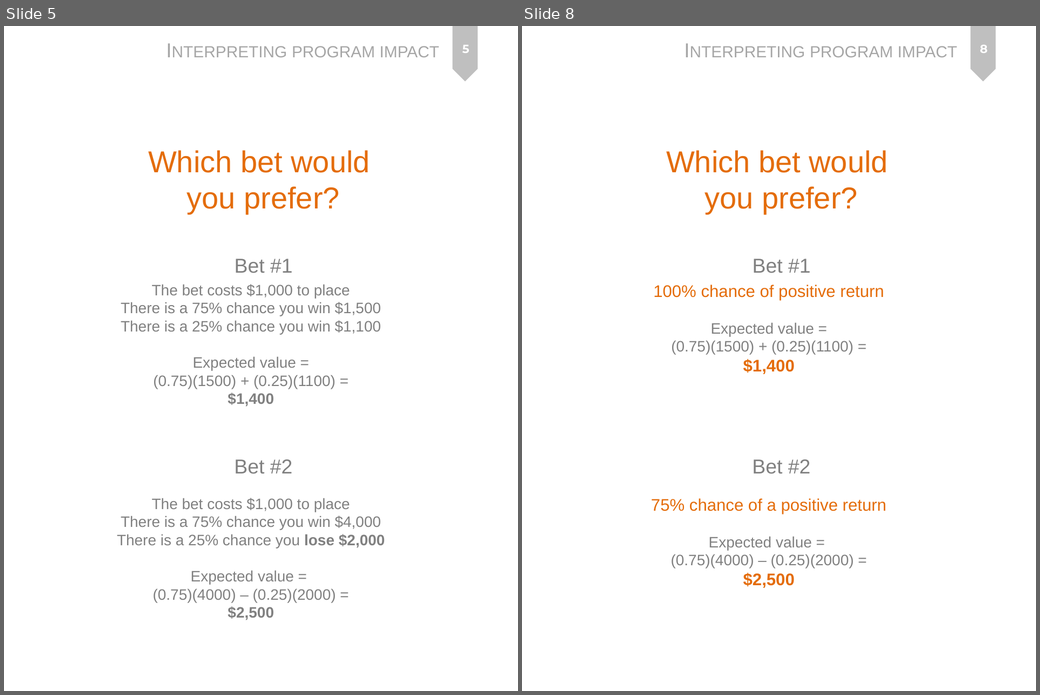
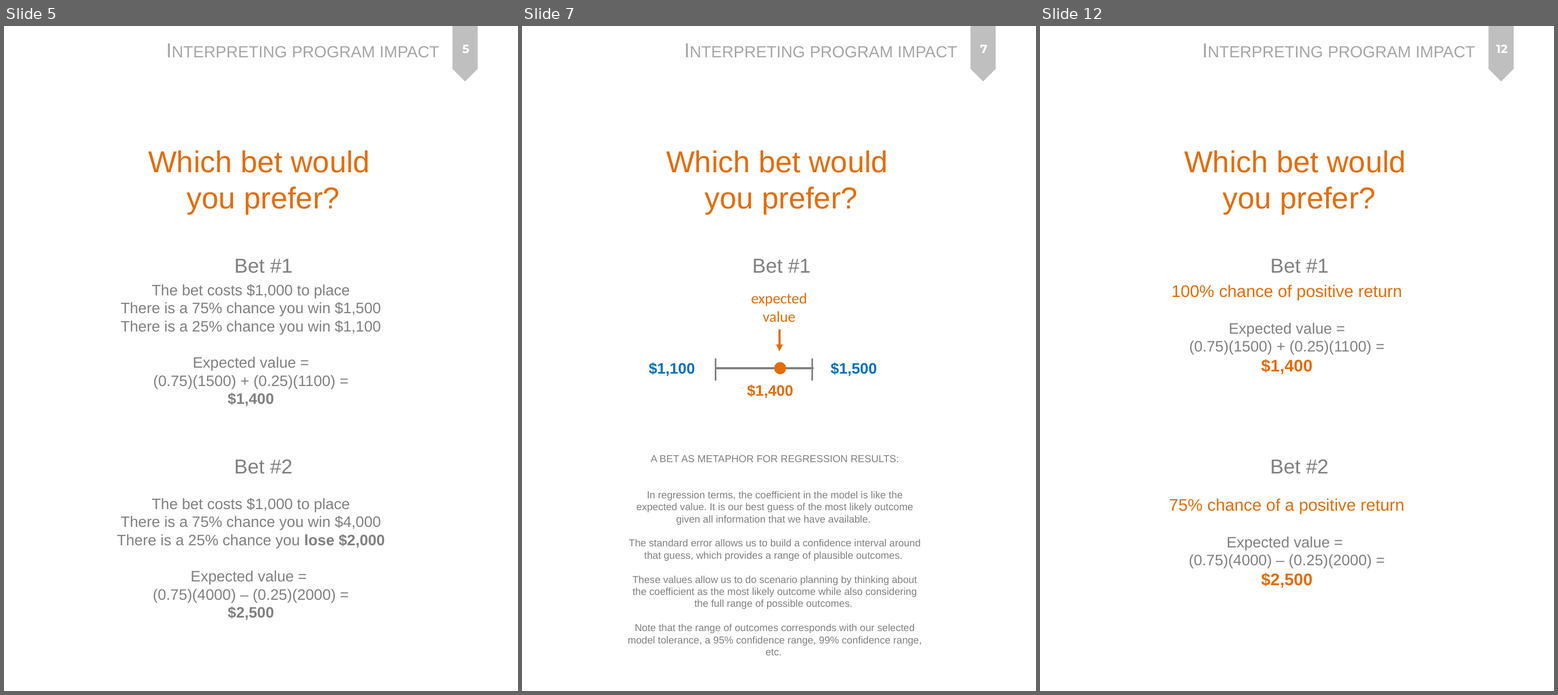
Before and after one commit to Watts-College/paf-510-template, a slide deck: lectures/p-05-program-impact.pptx. Shown side by side, each under a label of ours: slides 5 and 8 before the commit, slides 5, 7 and 12 after it; the slides between them are not shown. The pictures are 1040x695 and 1558x695 pixels, drawn with LibreOffice and Linux fonts; fonts in the diff are those of the drawing. Boxes give left, top, right and bottom in pixels: in the first picture for what was removed or moved away, otherwise in the second. Text is boxed around its words. In the diff, an @@ line names an element or a change of style, - is before the commit and + after.

```diff
--- a/lectures/p-05-program-impact.pptx
+++ b/lectures/p-05-program-impact.pptx
@@ slide 7 added at (522, 26, 1036, 691), background #FFFFFF; not listed: 2 template elements that a slide beside it also shows @@
@@ page number added at (980, 45, 988, 53), 14 pt, text #FFFFFF, bold @@
+7
@@ text added at (666, 150, 888, 214), 36 pt, text #E46C0A @@
+Which bet would
+you prefer?
@@ text added at (753, 259, 810, 273), 24 pt, text #808080 @@
+Bet #1
@@ text added at (751, 293, 807, 322), 18 pt, text #E46C0A @@
+expected
+value
@@ arrow added from (780, 329) to (780, 352), #E46C0A 2.75 pt @@
@@ text added at (649, 362, 695, 376), 18 pt, text #0070C0, bold @@
+$1,100
@@ line added from (715, 359) to (715, 380), #808080 2 pt @@
@@ ellipse added at (775, 363, 785, 374), fill #E46C0A, outline #E46C0A 2 pt @@
@@ line added from (813, 359) to (813, 380), #808080 2 pt @@
@@ text added at (831, 362, 877, 376), 18 pt, text #0070C0, bold @@
+$1,500
@@ line added from (715, 368) to (814, 368), #808080 2 pt @@
@@ text added at (747, 385, 794, 399), 18 pt, text #E46C0A, bold @@
+$1,400
@@ text added at (628, 455, 922, 656), 12 pt, text #808080 @@
+A BET AS METAPHOR FOR REGRESSION RESULTS:
+In regression terms, the coefficient in the model is like the expected value. It is our best guess of the most likely outcome given all information that we have available.
+The standard error allows us to build a confidence interval around that guess, which provides a range of plausible outcomes.
+These values allow us to do scenario planning by thinking about the coefficient as the most likely outcome while also considering the full range of possible outcomes.
+Note that the range of outcomes corresponds with our selected model tolerance, a 95% confidence range, 99% confidence range, etc.
@@ what was slide 8 is now slide 12 @@
@@ page number at (1496, 45, 1508, 53): text changed @@
-8
+12
```
Also in this commit, not shown: 3 slides changed, 10 other slides added, 1 other file.
